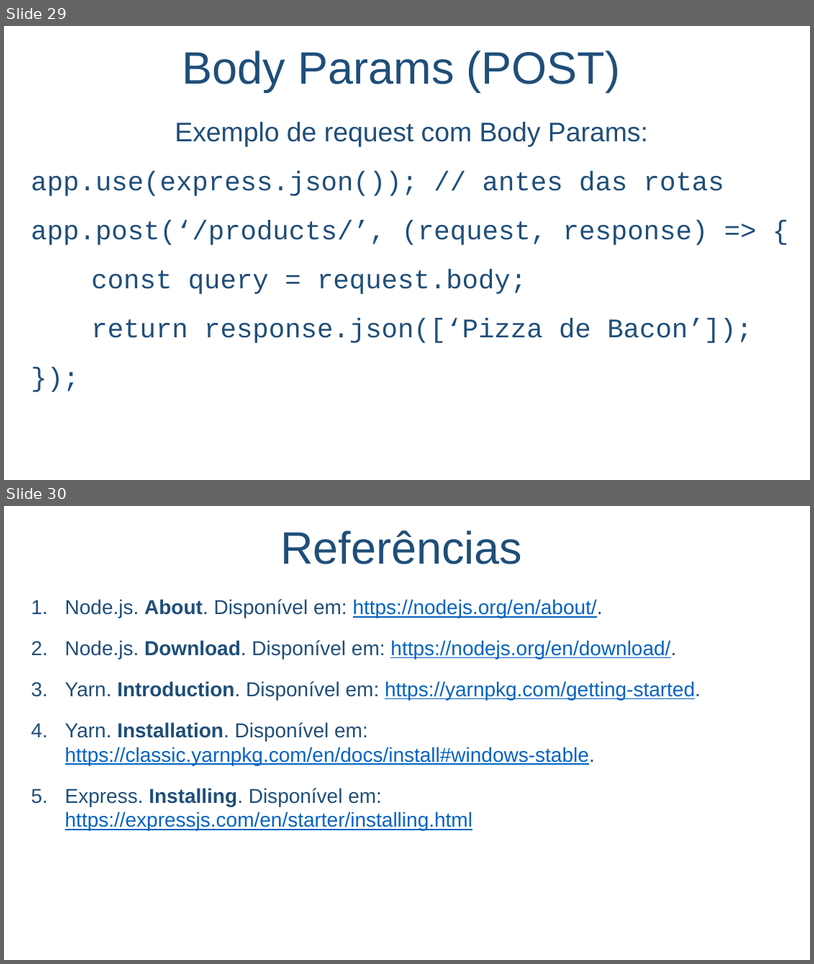
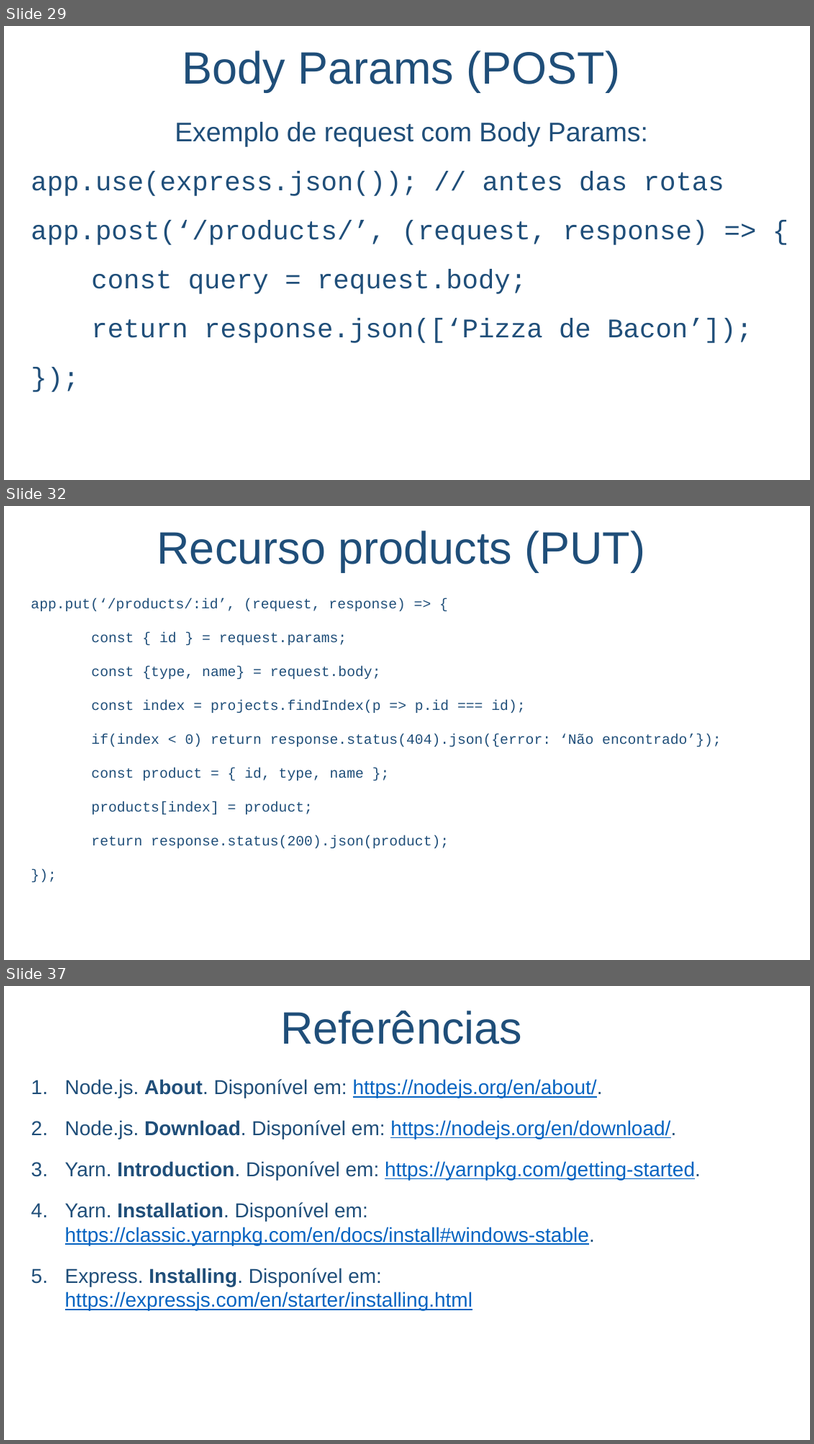
Before and after one commit to salmo-jr/public-slides, a slide deck: node-js.pptx. Shown one above the other, each under a label of ours: slides 29 and 30 before the commit, slides 29, 32 and 37 after it; the slides between them are not shown. The pictures are 814x964 and 814x1444 pixels, drawn with LibreOffice and Linux fonts; fonts in the diff are those of the drawing; background and template pictures are left out. Boxes give left, top, right and bottom in pixels: in the first picture for what was removed or moved away, otherwise in the second. Text is boxed around its words. In the diff, an @@ line names an element or a change of style, - is before the commit and + after.

```diff
--- a/node-js.pptx
+++ b/node-js.pptx
@@ slide 32 added at [4,506,810,960], background picture (left out) @@
@@ text added at [157,530,646,572], 54 pt, text #1F4E79 @@
+Recurso products (PUT)
@@ text added at [31,598,722,848], 16.9 pt, text #1F4E79 @@
+app.put(‘/products/:id’, (request, response) => {
+const { id } = request.params;
+const {type, name} = request.body;
+const index = projects.findIndex(p => p.id === id);
+if(index < 0) return response.status(404).json({error: ‘Não encontrado’});
+const product = { id, type, name };
+products[index] = product;
+return response.status(200).json(product);
+});
@@ what was slide 30 is now slide 37 @@
```
Also in this commit, not shown: 1 slide changed, 6 other slides added.
